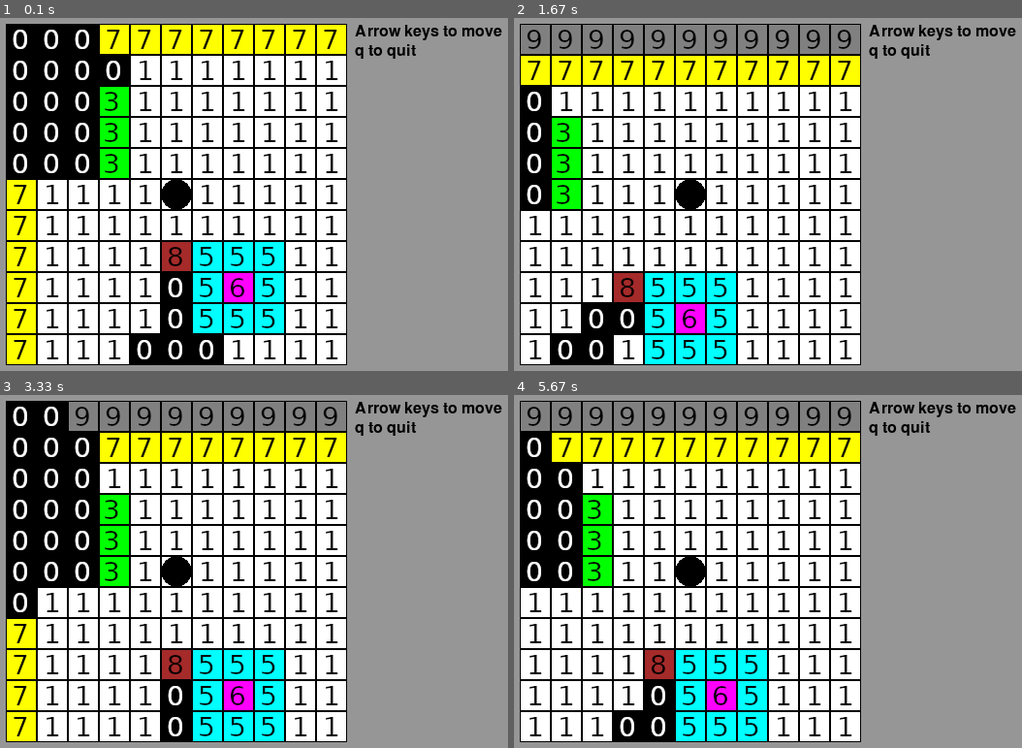
Above: before the commit, frames 1-4 (two rows, left to right).
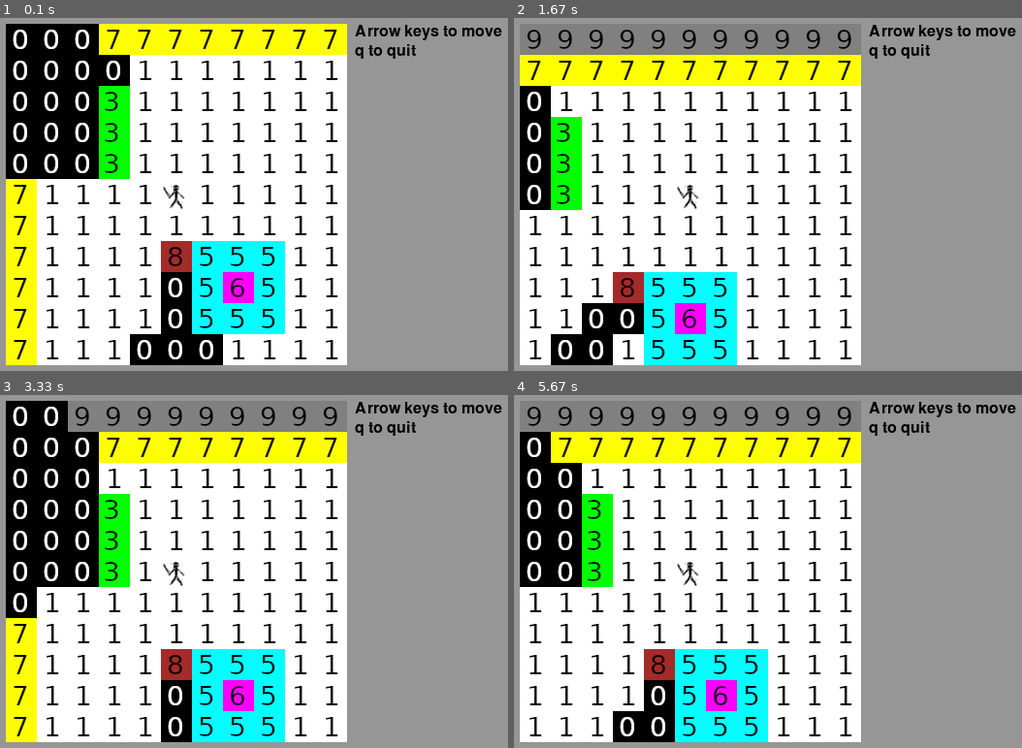
Above: after the commit, the same moments.

Repository: josh-reynolds/Python
Game: pygame game, started from pygame/nulltima/main.py
Same seed, same stepped clock (60 frames per second), same inputs: the game is played once before the commit and once after it.
Inputs:
- Up to frame 1 (0.1 s): no input
- Up to frame 2 (1.67 s): hold Right 0.33-0.8 s; hold Up 0.83-1.13 s; hold Right 1.17-1.63 s
- Up to frame 3 (3.33 s): hold Left 1.67-2.2 s; hold Down 2.23-2.53 s; hold Left 2.57-2.97 s; hold Up from 3 s (still down)
- Up to frame 4 (5.67 s): release Up at 3.37 s; hold Right 3.4-4.03 s; hold Down 4.07-4.43 s; hold Left 4.47-4.93 s; hold Right 4.97-5.43 s; hold Up from 5.47 s (still down)

The runs differ from the first frame. In frame 1, 6.9% of the frame differs, in the area x 1-69%, y 1-99%; in frame 2, 7.7%; in frame 3, 6.9%; in frame 4, 7.5%.

Commit message:
Adding a crude player image, and modifying Grid.draw() to use it

Diff:
--- a/pygame/nulltima/grid.py
+++ b/pygame/nulltima/grid.py
@@ -25,7 +25,10 @@
     def update(self):
         pass
 
+    # will move the image loading pieces - don't need to keep doing that
+    # every frame...
     def draw(self, screen):
+        player_image = pygame.image.load("./images/player.png")
         for iy, row in enumerate(self.contents):
             for ix, cell in enumerate(row):
                 coord = self.index_to_screen(ix,iy)
@@ -33,10 +36,10 @@
                 if self.is_occluded(ix,iy):
                     image = pygame.image.load("./images/tile_0.png")
                 screen.blit(image, coord)
-                pygame.draw.rect(screen, cell, coord, 1)
+                #pygame.draw.rect(screen, cell, coord, 1)
 
         player_position = self.index_to_screen(self.center[0], self.center[1])
-        pygame.draw.ellipse(screen, BLACK, player_position)
+        screen.blit(player_image, player_position)
 
     def is_occluded(self, ix, iy):
         cells = self.bresenham(ix, iy)
Binary file added: pygame/nulltima/images/player.png
